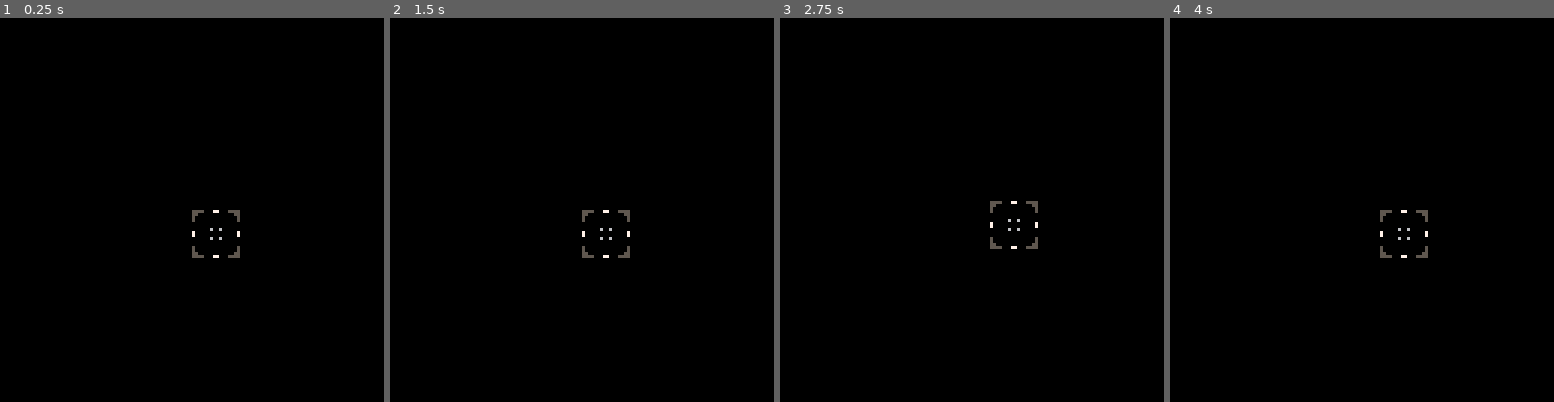
Above: before the commit, frames 1-4 (left to right).
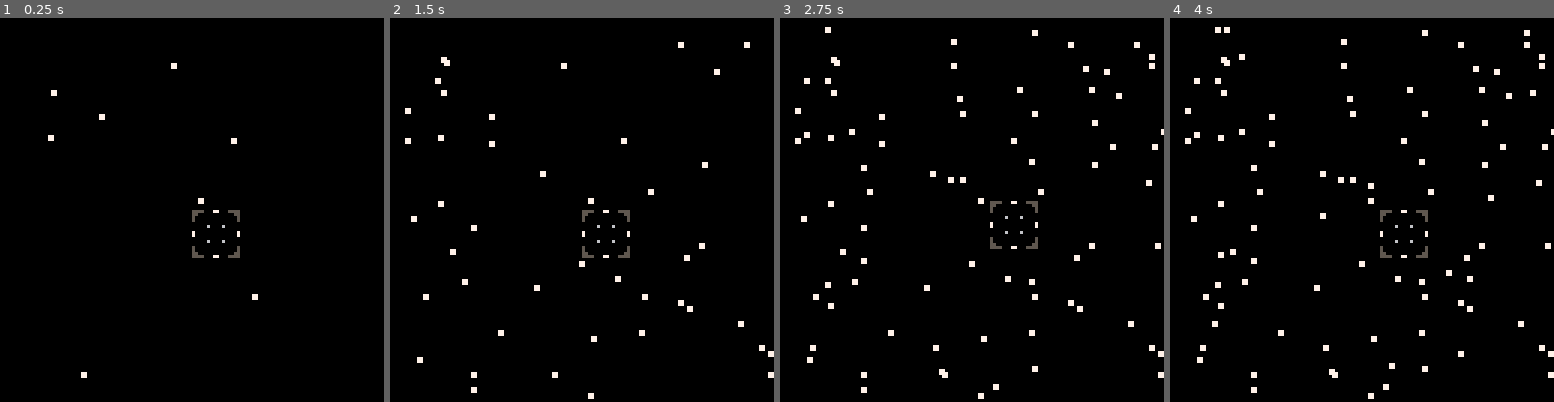
Above: after the commit, the same moments.

Repository: jeffcampbell/Pico-8-Games
Game: PICO-8 cartridge fermi/fermi.p8
Same seed, same stepped clock (60 frames per second), same inputs: the game is played once before the commit and once after it.
Inputs:
- Up to frame 1 (0.25 s): no input
- Up to frame 2 (1.5 s): no input
- Up to frame 3 (2.75 s): hold Right 1.6-2.1 s; hold Up 2.15-2.42 s; hold Right from 2.47 s (still down)
- Up to frame 4 (4 s): release Right at 3.03 s; hold Left 3.08-3.58 s; hold Down 3.63-3.97 s

The runs differ from the first frame. In frame 1, 0.2% of the frame differs, in the area x 12-68%, y 11-94%; in frame 2, 1.1%; in frame 3, 2.0%; in frame 4, 2.3%, in the area x 3-100%, y 2-100%.

Commit message:
more work on scope and starfield generation. hitbox detectionis broken

Diff:
--- a/fermi/fermi.p8
+++ b/fermi/fermi.p8
@@ -8,6 +8,8 @@
 scopeconstruct=function(x,y)
 local o={}
 o.pos={x=x,y=y}
+o.hitbox={x=6,y=6,w=4,h=4}
+o.state=0
 o.speed=3
 o.control=function(o)
  if (btnp(1)) then
@@ -24,19 +26,60 @@
  end
 end
 
+o.examine=function(scope,star)
+ for star in all(stars) do
+  if look(scope,star) then
+   scope.state=1
+  else
+   scope.state=0
+  end
+ end
+end
+
 o.draw=function(o)
- sspr(0,0,16,16,o.pos.x,o.pos.y)
+ if (o.state==0) then
+  sspr(0,0,16,16,o.pos.x,o.pos.y)
+ elseif (o.state==1) then
+  sspr(16,0,32,16,o.pos.x,o.pos.y)
+ end
 end
 
 return o
 end
 
-
+starconstruct=function(x,y,song)
+local o={}
+o.pos={x=x,y=y}
+o.hitbox={x=3,y=3,w=2,h=2}
+o.state=0
+o.song=song
+
+o.draw=function(o)
+ spr(48,o.pos.x,o.pos.y)
+end
+
+return o
+end
+
+function look(obj,other)
+ if
+  other.pos.x+other.hitbox.x+other.hitbox.w > obj.pos.x+obj.hitbox.x and
+  other.pos.y+other.hitbox.y+other.hitbox.h > obj.pos.y+obj.hitbox.y and
+  other.pos.x+other.hitbox.x < obj.pos.x+obj.hitbox.x+obj.hitbox.w and
+  other.pos.y+other.hitbox.y < obj.pos.y+obj.hitbox.y+obj.hitbox.h
+ then
+  return true
+ end
+end
+
+--create scope table
+--and manage scope actions
 scopes={}
 
 scopes.update=function()
  foreach(scopes, function(o)
   o.control(o)
+  o.examine(o)
  end)
 end
 
@@ -46,12 +89,31 @@
  end)
 end
 
+--create stars table
+--and manage star actions
+stars={}
+stars.draw=function()
+ foreach(stars, function(o)
+  o.draw(o)
+ end)
+end
+
+starcount=0
+stars.create=function()
+ if (starcount<100) then
+  add(stars,starconstruct(rnd(128),rnd(128),7))
+  starcount+=1
+ end
+end
+
 function _update()
+ stars.create()
  scopes.update()
 end
 
 function _draw()
  cls()
+ stars.draw()
  scopes.draw()
 end
 
Not shown, changed: 17 lines of the sprite sheet (__gfx__) section of fermi/fermi.p8
